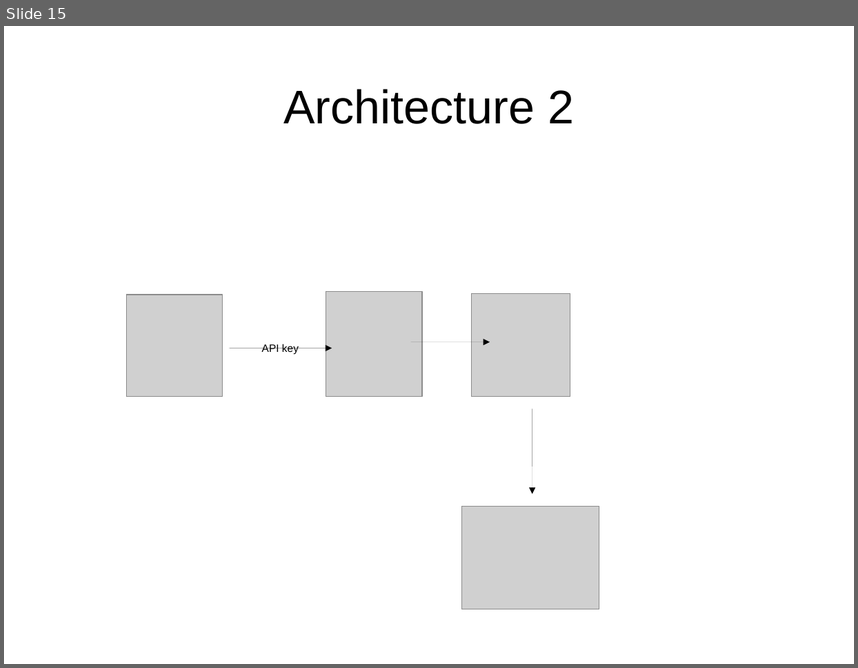
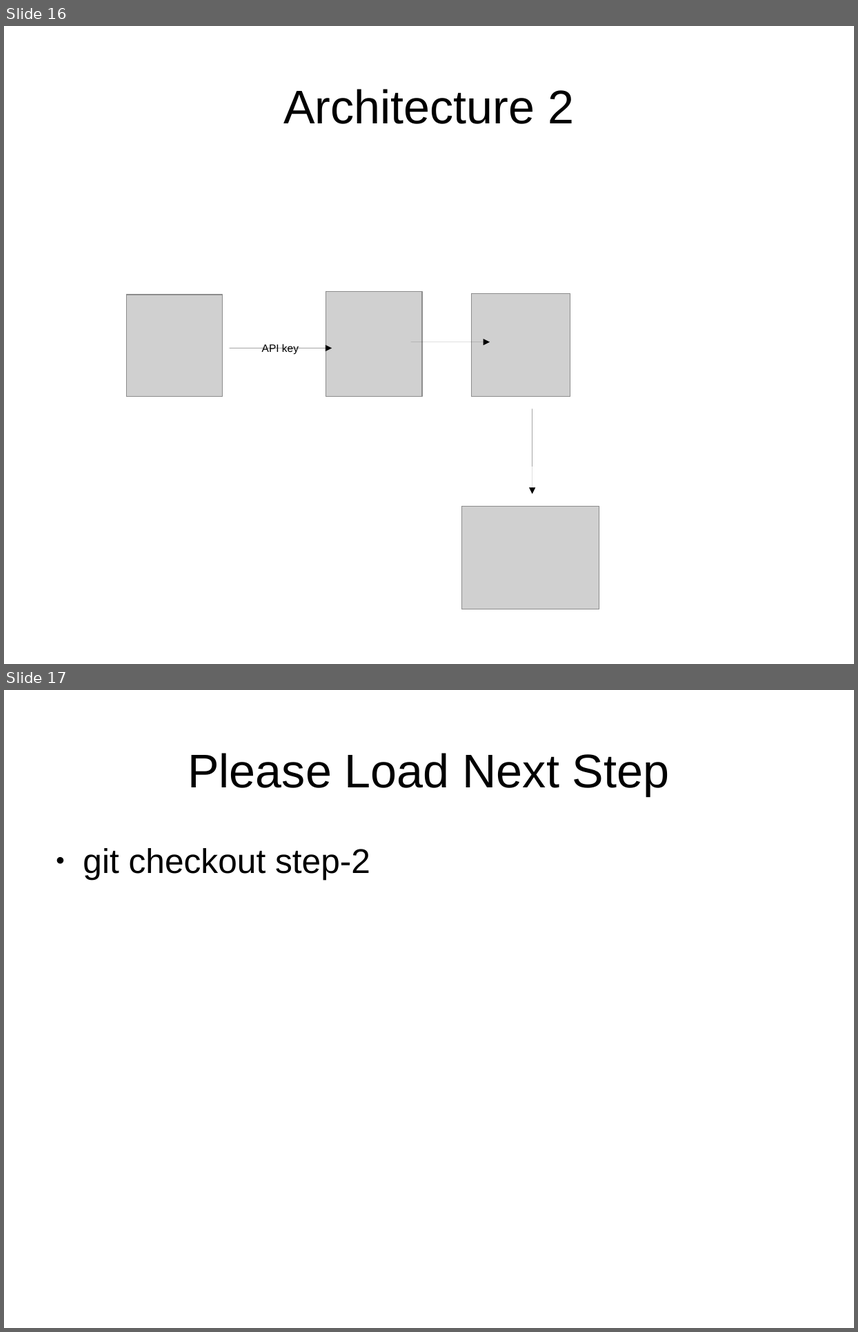
Before and after one commit to daghanacay/serverless-fileupload, a slide deck: documents/presentation.odp. Shown one above the other, each under a label of ours: slide 15 before the commit, slides 16 and 17 after it. The pictures are 858x668 and 858x1332 pixels, drawn with LibreOffice and Linux fonts; fonts in the diff are those of the drawing; grey boxes stand for pictures. Boxes give left, top, right and bottom in pixels: in the first picture for what was removed or moved away, otherwise in the second. Text is boxed around its words. In the diff, an @@ line names an element or a change of style, - is before the commit and + after.

```diff
--- a/documents/presentation.odp
+++ b/documents/presentation.odp
@@ slide 17 added at (4, 690, 854, 1328), background #FFFFFF @@
@@ title added at (188, 753, 669, 796), 44 pt, text #000000 @@
+Please Load Next Step
@@ text added at (83, 848, 370, 880), 32 pt, text #000000 @@
+● git checkout step-2
@@ what was slide 15 is now slide 16 @@
```
Also in this commit, not shown: 4 slides changed, 5 other slides added, 1 other file.
